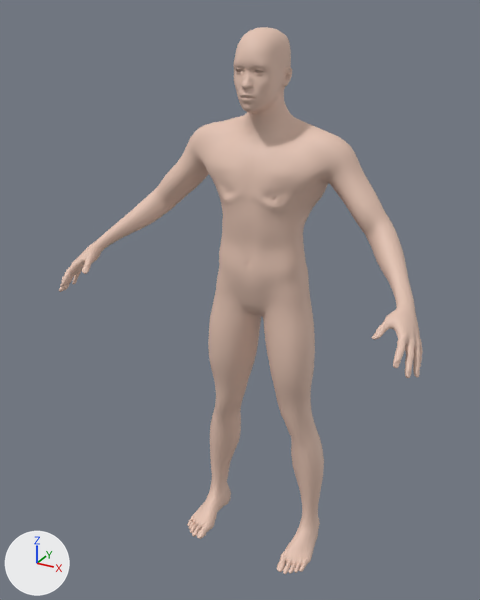
The Blender file scripts/anim/assets/hero-base.blend as it was, and as the next commit left it.
Rendered twice from a 50 mm lens placed at (1.08, -2.17, 2.19), pointed at (-0.04, -0.15, 1.17). Lighting does not change. The marker at lower left points along +X, +Y and +Z. The first picture is the older version.

Objects in the first picture: 'Hero'.
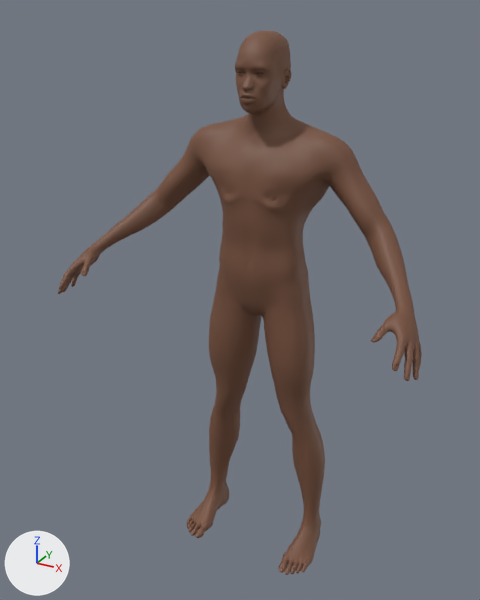
The newer file is also rescaled (x1.045), turned or shifted as a whole; pictures and numbers use the older file's frame.

Location of each change, (x1, y1, x2, y2) in pixels of the pictures (480 x 600 px; the box of a moved part takes in the faces that stretch with it):
'Hero', recoloured, reshaped (beige to brown)
    before: (59, 27, 423, 574)
    after: (58, 30, 422, 575)
part 1 of me_herobody, moved or reshaped
    before: (210, 436, 235, 476)
    after: (209, 432, 235, 474)
part 2 of me_herobody, moved or reshaped
    before: (208, 348, 324, 507)
    after: (209, 349, 325, 506)
part 3 of me_herobody, moved or reshaped
    before: (210, 376, 324, 474)
    after: (209, 373, 325, 471)
part 4 of me_herobody, moved or reshaped
    before: (234, 27, 292, 107)
    after: (235, 30, 291, 107)
part 5 of me_herobody, moved or reshaped
    before: (316, 176, 423, 378)
    after: (316, 177, 422, 381)

Patch to the scene script:
```diff
--- a/scripts/anim/assets/hero-base.blend.py
+++ b/scripts/anim/assets/hero-base.blend.py
@@ mat_heroskin @@
 mat_heroskin = principled_material('HeroSkin')
-mat_heroskin.base_color = (0.78, 0.55, 0.45)  # beige #e5c4b3
+mat_heroskin.base_color = (0.185, 0.082, 0.046)  # brown #77513d
 mat_heroskin.roughness = 0.58
@@ me_herobody @@
 # used by ob_hero; location = (0.0, 0.0, 0.0)
-me_herobody.from_pydata(...)  # 13380 vertices, 13378 faces; spans x -0.71..0.71, y -0.45..0.11, z 0.0..2.13
+me_herobody.from_pydata(...)  # 13380 vertices, 13378 faces; spans x -0.71..0.71, y -0.46..0.11, z 0.0..2.12
+# me_herobody part 1: 15 of the vertices in x -0.26..-0.16, y -0.05..0.05, z 0.2..0.39 are moved by (-0.01, 0.0, 0.01)
+# me_herobody part 2: 216 of the vertices in x -0.28..0.28, y -0.14..0.07, z 0.26..0.88 are moved by (0.0, 0.0, 0.01)
+# me_herobody part 3: 354 of the vertices in x -0.27..0.27, y -0.11..0.08, z 0.4..0.77 are moved by (0.0, 0.0, 0.02)
+# me_herobody part 4: 2616 of the vertices in x -0.1..0.1, y -0.19..0.05, z 1.89..2.13 are moved by (0.0, 0.01, -0.01)
+# me_herobody part 5: 1826 of the vertices in x 0.2..0.71, y -0.45..0.07, z 1.17..1.69 are moved by (0.0, -0.01, -0.01)
+# other edits to the shape of me_herobody do not show in these pictures
 me_herobody.materials.append(mat_heroskin)
```
